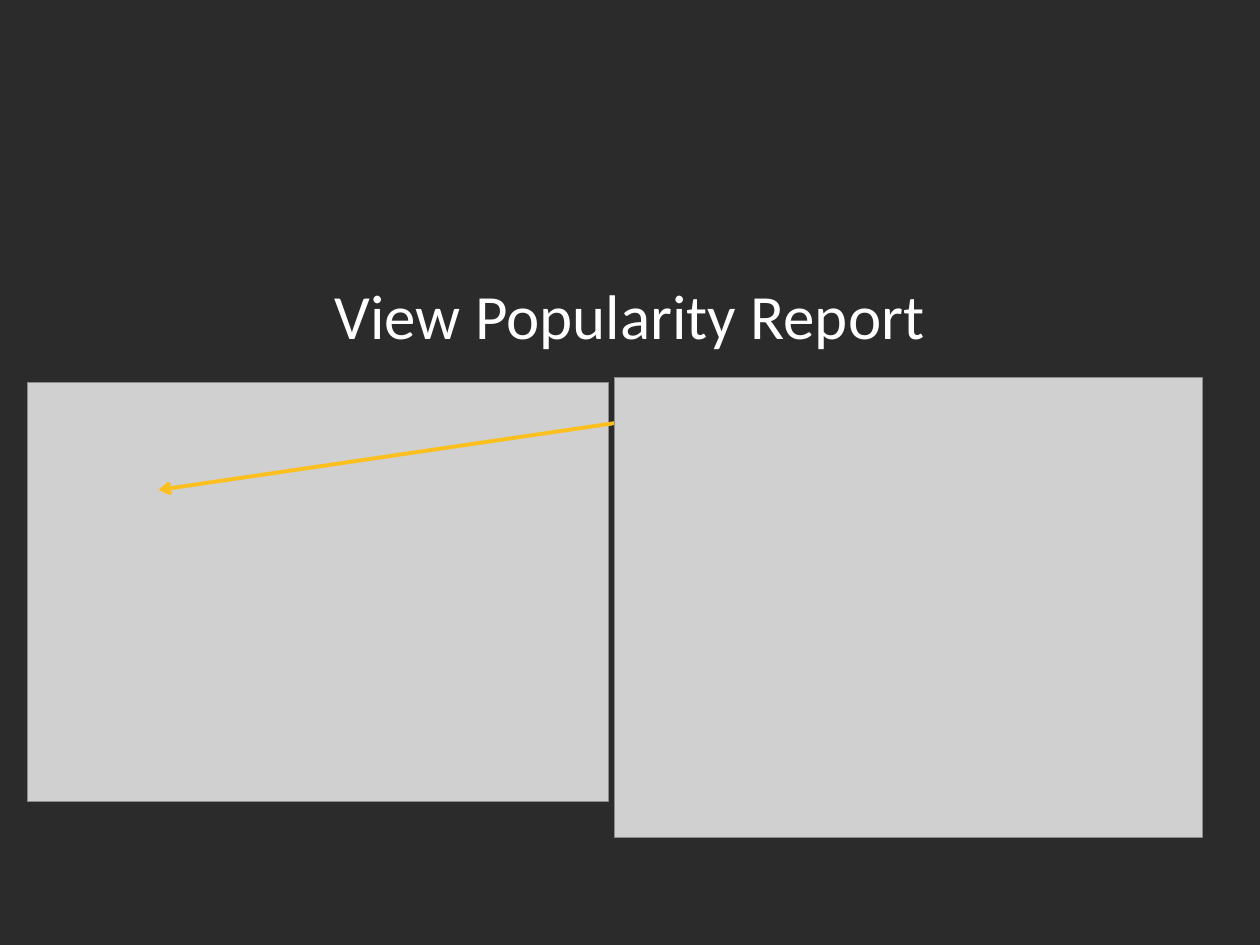
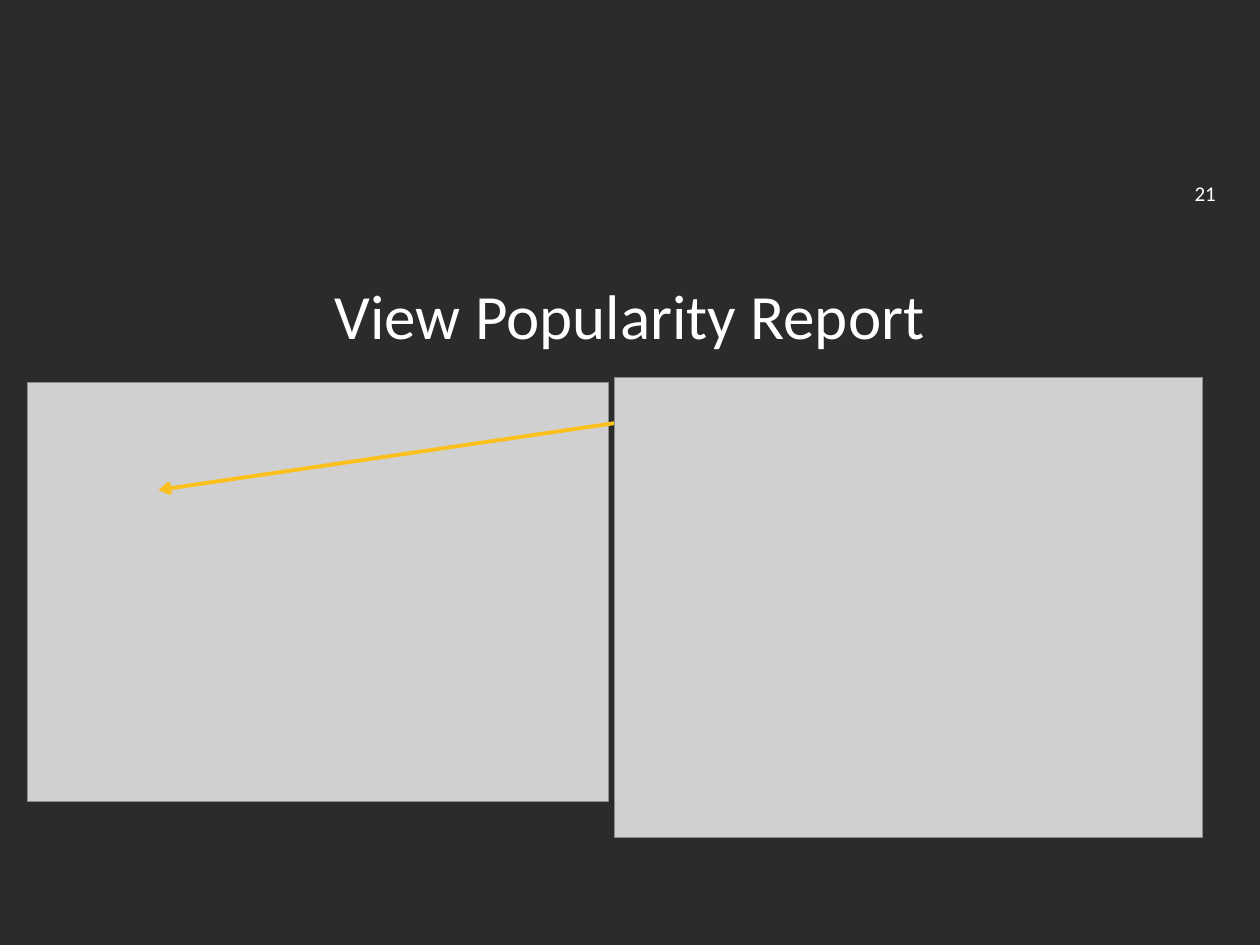
Before and after one commit to jakezhuyi/ECSE321_FTMS, a slide deck: slide 21 of Deliverable_5.pptx (slide 17 before the commit). Drawn at 1260x945 pixels with LibreOffice and Linux fonts; fonts in the diff are those of the drawing; grey boxes stand for pictures; background and template pictures are left out; a plain dark background stands for a picture behind light text. Boxes give left, top, right and bottom in pixels: in the first picture for what was removed or moved away, otherwise in the second. Text is boxed around its words. In the diff, an @@ line names an element or a change of style, - is before the commit and + after.

```diff
--- a/Deliverable_5.pptx
+++ b/Deliverable_5.pptx
@@ page number added at [1195, 187, 1216, 201], 12 pt, text #FFFFFF @@
+21
```
Also in this commit, not shown: 14 other slides changed, 8 slides added, 2 slides removed.
